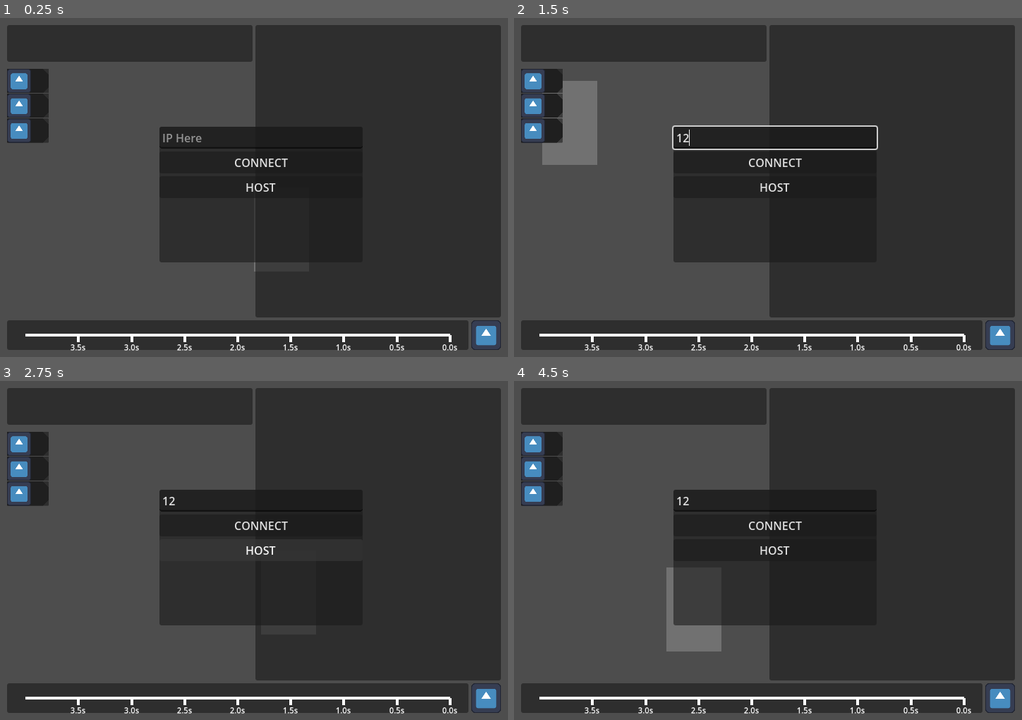
Above: before the commit, frames 1-4 (two rows, left to right).
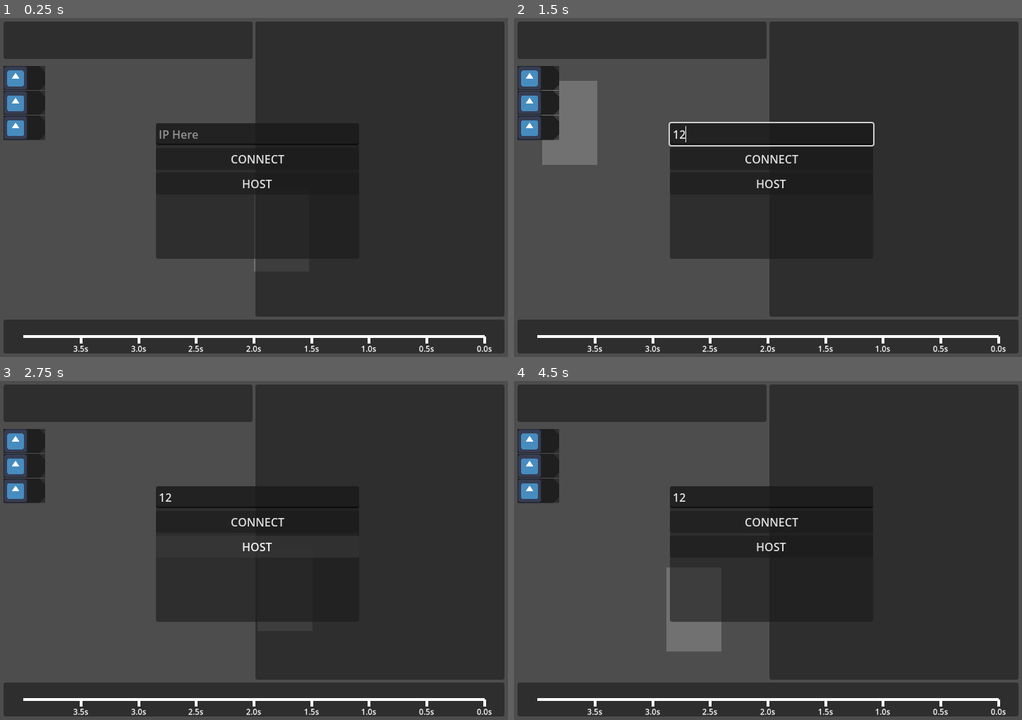
Above: after the commit, the same moments.

Repository: GlitchAnims/latent-depths
Game: Godot game, scene res://scenes/stronghold.tscn
The game is run twice, just before and just after one commit, with the same random seed, the same clock (stepped at 60 frames per second) and the same inputs. The engine's default icon, where the game draws it, is replaced by a stand-in: a white triangle on a blue panel in a dark square.
Inputs (mouse positions are in pixels of both pictures, inside the frame that each line leads up to):
- Up to frame 1 (0.25 s): no input
- Up to frame 2 (1.5 s): click (773, 136) at 0.52 s; type "12" at 0.6 s; click (539, 82) at 1.27 s
- Up to frame 3 (2.75 s): click "HOST" at 2 s
- Up to frame 4 (4.5 s): click "CONNECT" at 2.75 s; move the mouse to (879, 533) at 3.52 s; hold D (ACT_East) 3.53-4.28 s; hold Shift (ACT_Shift) 3.53-4.28 s; move the mouse to (666, 567) at 4.27 s; hold S (ACT_South) from 4.28 s (still down); click (666, 567) at 4.35 s

The runs differ from the first frame. In frame 1, 7.2% of the frame differs, in the area x 0-100%, y 1-99%; in frame 2, 7.8%; in frame 3, 7.1%; in frame 4, 7.1%.

Commit message:
HUDPickable and Timeline scale

Diff:
--- a/scenes/HUD/skillstruction_marker_big.tscn
+++ b/scenes/HUD/skillstruction_marker_big.tscn
@@ -4,6 +4,7 @@
 [ext_resource type="Texture2D" uid="uid://b5ksnyu2r0o73" path="res://sprites/Icons/Atlas/walk.tres" id="2_01pf5"]
 [ext_resource type="StyleBox" uid="uid://cb557q7ea5wmd" path="res://styles/skillstruction_marker_big_encompass.tres" id="2_5mdd4"]
 [ext_resource type="Texture2D" uid="uid://bsjt2gl6p5fxv" path="res://icon.svg" id="3_01pf5"]
+[ext_resource type="Script" uid="uid://bxcxqmt7spuqv" path="res://scripts/HUD/HUDPickable.gd" id="3_eahn4"]
 
 [node name="SkillstructionMarkerBig" type="Control" unique_id=1755494158]
 custom_minimum_size = Vector2(10, 10)
@@ -35,11 +36,13 @@
 mouse_filter = 2
 metadata/_edit_lock_ = true
 
-[node name="Encompass" type="Panel" parent="GraphHolder" unique_id=1136800]
+[node name="Encompass" type="Panel" parent="GraphHolder" unique_id=1136800 node_paths=PackedStringArray("Logic_Node")]
 layout_mode = 0
 offset_left = -72.0
 offset_top = -146.0
 theme_override_styles/panel = ExtResource("2_5mdd4")
+script = ExtResource("3_eahn4")
+Logic_Node = NodePath("../..")
 
 [node name="FocusColor" type="ColorRect" parent="GraphHolder" unique_id=1239727081]
 layout_mode = 0
@@ -47,6 +50,7 @@
 offset_top = -144.0
 offset_right = -2.0
 offset_bottom = -2.0
+mouse_filter = 2
 color = Color(0, 0, 0, 1)
 
 [node name="Timer" type="Label" parent="GraphHolder" unique_id=1653088211]
@@ -55,9 +59,20 @@
 offset_top = -31.0
 offset_right = -2.0
 offset_bottom = -2.0
-text = "1"
+text = "1.0s"
 horizontal_alignment = 1
 vertical_alignment = 1
+
+[node name="UnitIcon" type="TextureRect" parent="GraphHolder" unique_id=379927329]
+layout_mode = 0
+offset_left = -68.0
+offset_top = -142.0
+offset_right = -4.0
+offset_bottom = -78.0
+mouse_filter = 2
+texture = ExtResource("3_01pf5")
+expand_mode = 1
+stretch_mode = 5
 
 [node name="InstructionIcon" type="TextureRect" parent="GraphHolder" unique_id=255875173]
 layout_mode = 0
@@ -65,17 +80,8 @@
 offset_top = -74.0
 offset_right = -13.0
 offset_bottom = -28.0
+mouse_filter = 2
 texture = ExtResource("2_01pf5")
-expand_mode = 1
-stretch_mode = 5
-
-[node name="UnitIcon" type="TextureRect" parent="GraphHolder" unique_id=379927329]
-layout_mode = 0
-offset_left = -68.0
-offset_top = -142.0
-offset_right = -4.0
-offset_bottom = -78.0
-texture = ExtResource("3_01pf5")
 expand_mode = 1
 stretch_mode = 5
 
--- a/scenes/stronghold.tscn
+++ b/scenes/stronghold.tscn
@@ -13,13 +13,12 @@
 [ext_resource type="Script" uid="uid://bdwta6tnidtgd" path="res://scripts/Audio/AudioManager.gd" id="7_uw0md"]
 [ext_resource type="Script" uid="uid://cxv6jr8qhky3l" path="res://scripts/HUD/BattleTimeline.gd" id="7_v57l1"]
 [ext_resource type="AudioStream" uid="uid://ksfsjyaa82e5" path="res://sounds/Timeline/NewActor.wav" id="8_ptabd"]
-[ext_resource type="Texture2D" uid="uid://bsjt2gl6p5fxv" path="res://icon.svg" id="10_1v5lc"]
 
 [sub_resource type="StyleBoxEmpty" id="StyleBoxEmpty_j02l2"]
-content_margin_left = 10.0
-content_margin_top = 10.0
-content_margin_right = 10.0
-content_margin_bottom = 10.0
+content_margin_left = 5.0
+content_margin_top = 5.0
+content_margin_right = 5.0
+content_margin_bottom = 5.0
 
 [node name="Stronghold" type="Node" unique_id=495344873]
 script = ExtResource("1_mw8q0")
@@ -58,7 +57,7 @@
 stream = ExtResource("8_ptabd")
 volume_db = -9.0
 
-[node name="Encompass" type="PanelContainer" parent="." unique_id=1532195454 node_paths=PackedStringArray("SkillRack_Node", "MouseTooltip_Node")]
+[node name="Encompass" type="PanelContainer" parent="." unique_id=1532195454 node_paths=PackedStringArray("SkillRack_Node", "MouseTooltip_Node", "Timeline_Node")]
 offset_right = 717.0
 offset_bottom = 480.0
 mouse_filter = 2
@@ -66,6 +65,7 @@
 script = ExtResource("2_hber8")
 SkillRack_Node = NodePath("VBox1/HBox1/VBox1/Skills/SkillRack")
 MouseTooltip_Node = NodePath("MouseShite/MouseTooltip")
+Timeline_Node = NodePath("VBox1/Timeline")
 metadata/_edit_lock_ = true
 
 [node name="MouseShite" type="Node2D" parent="Encompass" unique_id=1435703666]
@@ -125,7 +125,6 @@
 
 [node name="Timeline" type="HBoxContainer" parent="Encompass/VBox1" unique_id=1828398779]
 layout_mode = 2
-size_flags_vertical = 3
 size_flags_stretch_ratio = 0.1
 mouse_filter = 2
 script = ExtResource("7_v57l1")
@@ -139,8 +138,3 @@
 [node name="RulerLine" type="Line2D" parent="Encompass/VBox1/Timeline/Ruler" unique_id=2024940109]
 points = PackedVector2Array(0, 20, 600, 20)
 width = 4.0
-
-[node name="TextureRect" type="TextureRect" parent="Encompass/VBox1/Timeline" unique_id=1941467643]
-layout_mode = 2
-texture = ExtResource("10_1v5lc")
-expand_mode = 2
--- a/scripts/Encompass.gd
+++ b/scripts/Encompass.gd
@@ -3,6 +3,7 @@
 @export var SkillRack_Node: SkillRack = null
 #@export var MouseShite_Node: Node2D = null
 @export var MouseTooltip_Node: MouseTooltip = null
+@export var Timeline_Node: BattleTimeline = null
 
 func _ready() -> void:
 	ClientData.viewportSize_changed.connect(UpdateSize)
@@ -17,9 +18,11 @@
 	set_begin(Vector2.ZERO)
 	set_end(ClientData.viewportSize)
 
-	var itemscale: Vector2 = Vector2(1,1) * minf(ClientData.viewportScale, 1.0)
+	var client_scale: float = minf(ClientData.viewportScale, 1.0)
+	var itemscale: Vector2 = Vector2(1,1) * client_scale
 	SkillRack_Node.scale = itemscale * 0.4
 	MouseTooltip_Node.scale = itemscale
+	Timeline_Node.UpdateSize(client_scale, itemscale)
 
 func ClearTooltip() -> void:
 	MouseTooltip_Node.visible = false
--- a/scripts/Gamespace.gd
+++ b/scripts/Gamespace.gd
@@ -106,17 +106,30 @@
 func _physics_process(delta: float) -> void:
 	if not GameData.started: return
 
+	var control_hovered: Control = get_viewport().gui_get_hovered_control()
+	var control_hovered_is_valid: bool = is_instance_valid(control_hovered)
+
 	var mousePos: Vector2 = ClientData.mousePos
 	var space_state: PhysicsDirectSpaceState3D = get_world_3d().direct_space_state
 	var from: Vector3 = THECamera_Node.project_ray_origin(mousePos)
 	var to: Vector3 = THECamera_Node.global_position + THECamera_Node.project_ray_normal(mousePos) * 200.0
 
 	var worldHex_hovered: WorldHex = worldhex_lock
-	var worldHex_pick: WorldHex = DoWorldHexRay(space_state, from, to)
+	var unit_hovered: Unit = unit_lock
+
+	var worldHex_pick: WorldHex = null
+	var unit_pick: Unit = null
+	if control_hovered_is_valid:
+		if control_hovered is HUDPickable:
+			var hud_pickable: HUDPickable = control_hovered as HUDPickable
+			var logic_node: Node = hud_pickable.Logic_Node
+			if logic_node is SkillstructionMarkerBig:
+				unit_pick = logic_node.unit_ref
+	else:
+		worldHex_pick = DoWorldHexRay(space_state, from, to)
+		unit_pick = DoUnitRay(space_state, from, to)
+
 	if worldHex_pick != null: worldHex_hovered = worldHex_pick
-
-	var unit_hovered: Unit = unit_lock
-	var unit_pick: Unit = DoUnitRay(space_state, from, to)
 	if unit_pick != null: unit_hovered = unit_pick
 
 	if ClientData.press_m2:
--- a/scripts/HUD/BattleTimeline.gd
+++ b/scripts/HUD/BattleTimeline.gd
@@ -10,12 +10,21 @@
 const timeline_seconds_scene: PackedScene = preload("res://scenes/HUD/timeline_marker_seconds.tscn")
 const si_marker_scene: PackedScene = preload("res://scenes/HUD/skillstruction_marker.tscn")
 const si_marker_big_scene: PackedScene = preload("res://scenes/HUD/skillstruction_marker_big.tscn")
+const si_marker_big_width: float = 72.0
 
 var myturn_list: Array[TimelineMarker] = []
 var secondmarker_list: Array[TimelineMarker_Seconds] = []
 var skillstruction_line_list: Array[Line2D] = []
 var si_marker_list: Array[SkillstructionMarker] = []
 var si_marker_big_list: Array[SkillstructionMarkerBig] = []
+
+var client_scale: float = 1.0
+
+func UpdateSize(set_client_scale: float, item_scale: Vector2) -> void:
+	client_scale = set_client_scale
+	custom_minimum_size = Vector2(64,si_marker_big_width*client_scale)
+	for marker: SkillstructionMarkerBig in si_marker_big_list:
+		marker.scale = item_scale * 0.9
 
 static func SetTimelineLimit() -> void:
 	var longest: int = time_per_second * 4
@@ -235,11 +244,9 @@
 			marker.SetInstructionType(ins_type)
 
 
-	var actor_ID: int = GameData.cur_actor.unitID if is_instance_valid(GameData.cur_actor) else -1
+	var actor_ID: int = cur_actor.unitID if cur_actor_is_valid else -1
 	var infomercial_ID: int = ClientData.infomercial_unit.unitID if is_instance_valid(ClientData.infomercial_unit) else -1
 
-	const si_marker_big_width: float = 72.0
-	var client_scale: float = minf(ClientData.viewportScale, 1.0) * 0.9
 	var si_marker_big_offset: float = 0
 	var si_marker_big_count: int = si_marker_list.size()
 	for i in si_marker_big_count:
@@ -249,8 +256,7 @@
 		if not marker_visible: continue
 
 		var order: SkillInsOrder = order_list[i]
-		marker.position = line_end - Vector2(si_marker_big_offset * client_scale,0)
-		marker.scale = Vector2.ONE * client_scale
+		marker.position = line_end - Vector2(si_marker_big_offset * client_scale * 0.9,0)
 		si_marker_big_offset += si_marker_big_width
 
 		var unit: Unit = order.unit
@@ -258,6 +264,7 @@
 		marker.SetIsActor(unit.unitID == actor_ID)
 		marker.SetIsInfomercial(unit.unitID == infomercial_ID)
 		marker.SetTimer(order.time)
+		marker.unit_ref = unit
 		if order.is_turn_recovery: marker.SetInstructionType(SkillInstruction.INS_TYPE.special)
 		else: marker.SetInstructionType(order.ins.ins_type)
 
--- /dev/null
+++ b/scripts/HUD/HUDPickable.gd
@@ -0,0 +1,3 @@
+class_name HUDPickable extends Control
+
+@export var Logic_Node: Node = null
--- a/scripts/HUD/SkillstructionMarkerBig.gd
+++ b/scripts/HUD/SkillstructionMarkerBig.gd
@@ -11,6 +11,7 @@
 const icon_walk: AtlasTexture = preload("res://sprites/Icons/Atlas/walk.tres")
 const icon_special: AtlasTexture = preload("res://sprites/Icons/Atlas/special.tres")
 const icon_default: Texture = preload("res://sprites/UnitSprites/Firefist/dmg.png")
+var unit_ref: Unit = null
 
 func SetHeightLevel(level: int) -> void:
 
Not shown, added: scripts/HUD/HUDPickable.gd.uid
